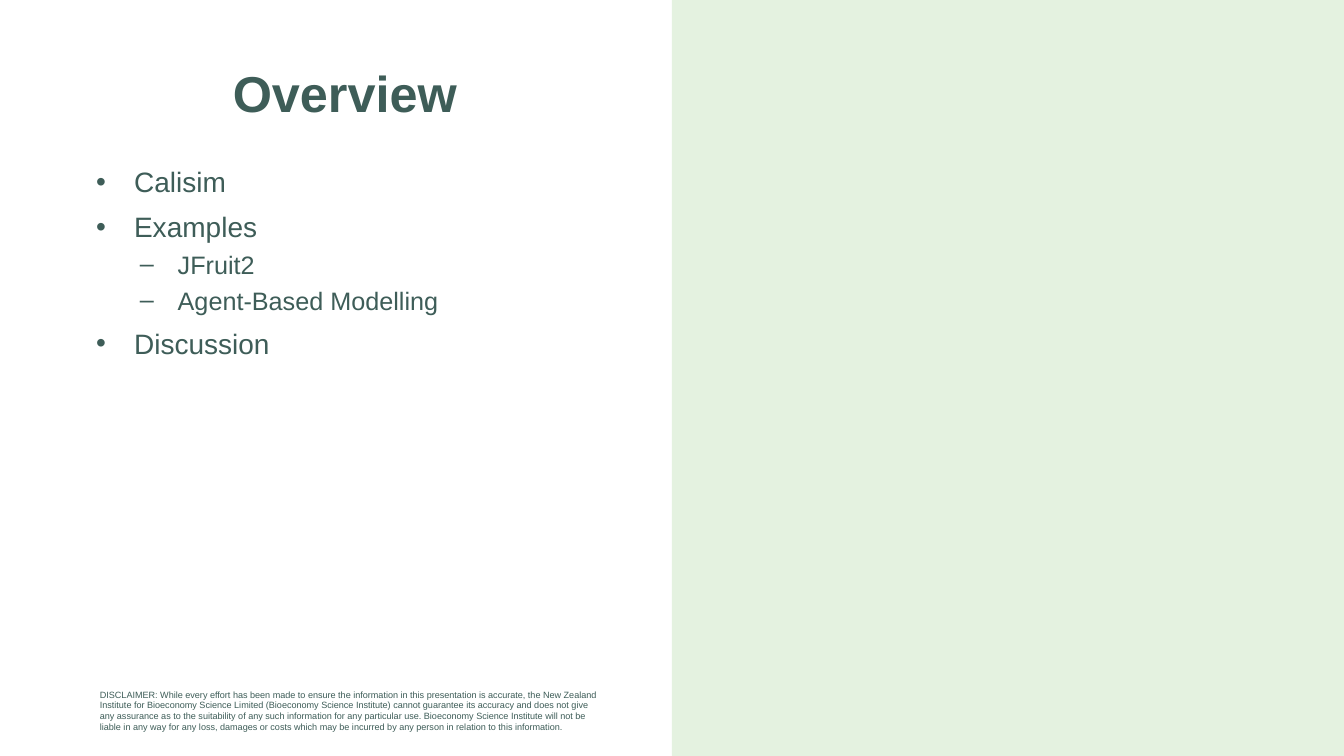
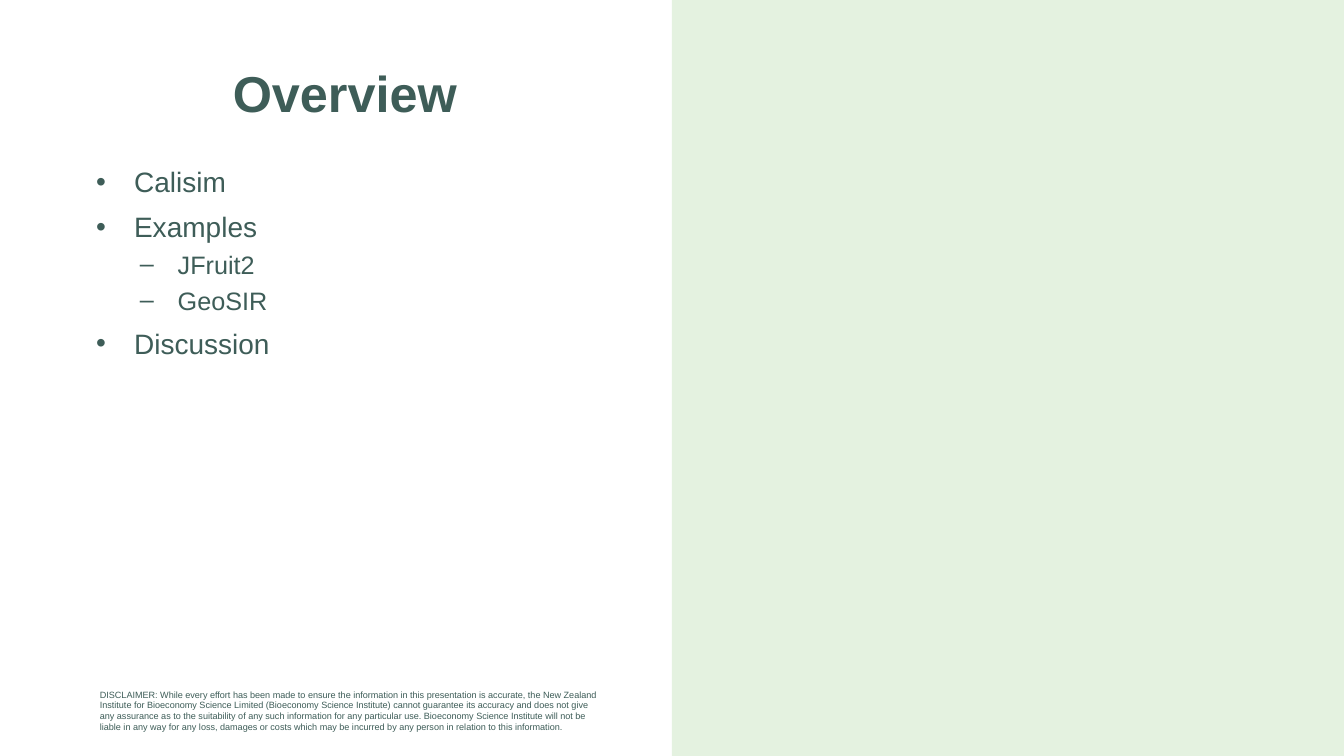
Before and after one commit to Plant-Food-Research-Open/calisim-examples-workshop-material, a slide deck: slide 2 of presentations/te_punaha_matatini/2025_10_calisim_workshop.pptx. Drawn at 1344x756 pixels with LibreOffice and Linux fonts; fonts in the diff are those of the drawing; background and template pictures are left out. Boxes give left, top, right and bottom in pixels: in the first picture for what was removed or moved away, otherwise in the second. Text is boxed around its words. In the diff, an @@ line names an element or a change of style, - is before the commit and + after.

Commit message:
Changing slides somehow

```diff
--- a/presentations/te_punaha_matatini/2025_10_calisim_workshop.pptx
+++ b/presentations/te_punaha_matatini/2025_10_calisim_workshop.pptx
@@ text at (178, 292, 268, 311): text changed @@
-  – Agent-Based Modelling
+  – GeoSIR
```
